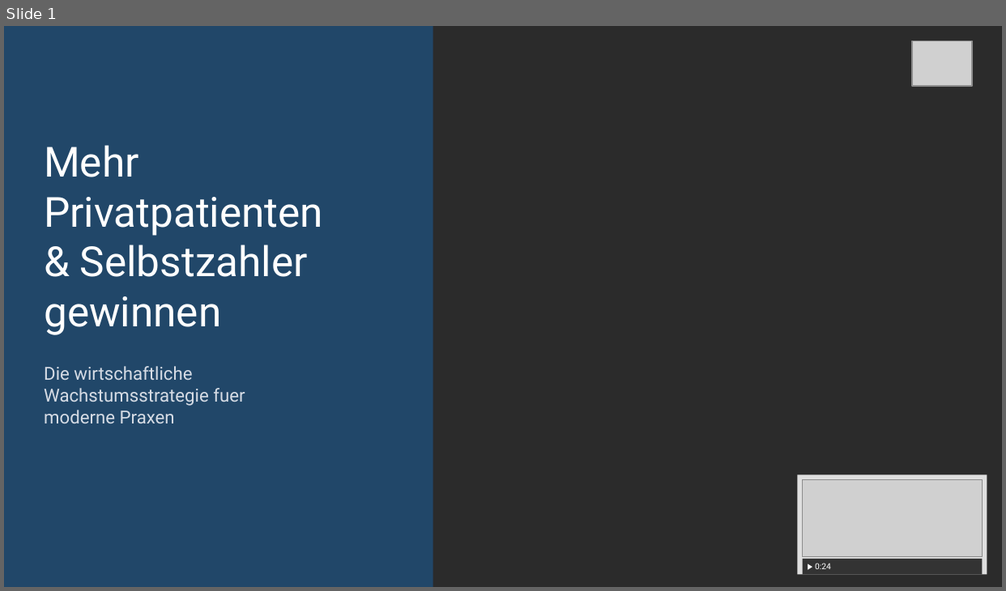
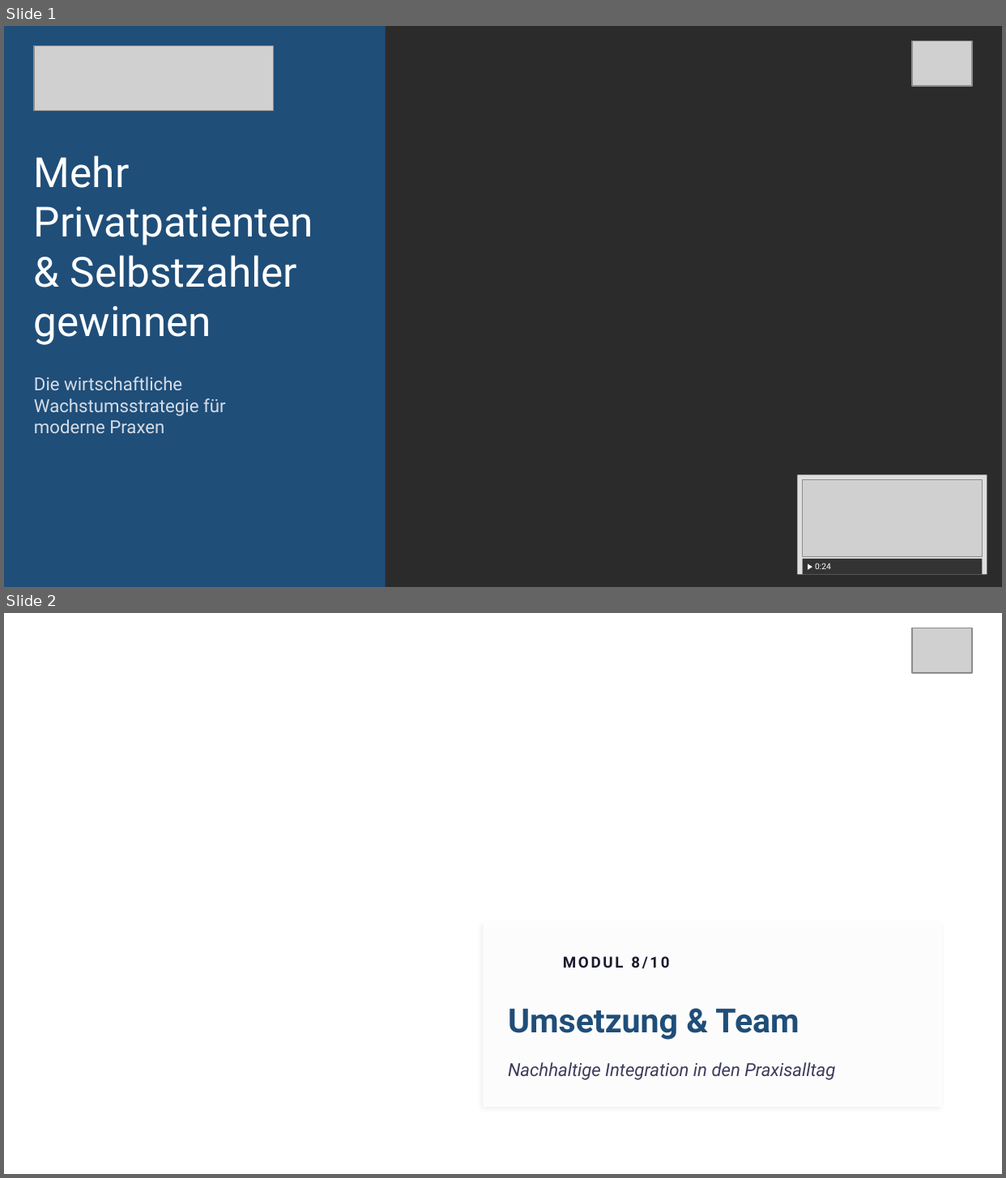
Before and after one commit to Dereinkommensberater/elevator42-kurs, a slide deck: praesentationen-pptx/Elevator42_Modul8_Slides.pptx. Shown one above the other, each under a label of ours: slide 1 before the commit, slides 1 and 2 after it. The pictures are 1006x591 and 1006x1178 pixels, drawn with LibreOffice and Linux fonts; fonts in the diff are those of the drawing; grey boxes stand for pictures; background and template pictures are left out; a plain dark background stands for a picture behind light text. Boxes give left, top, right and bottom in pixels: in the first picture for what was removed or moved away, otherwise in the second. Text is boxed around its words. In the diff, an @@ line names an element or a change of style, - is before the commit and + after.

```diff
--- a/praesentationen-pptx/Elevator42_Modul8_Slides.pptx
+++ b/praesentationen-pptx/Elevator42_Modul8_Slides.pptx
@@ slide 2 added at bbox=[4, 613, 1002, 1174], background picture (left out) @@
@@ picture added at bbox=[912, 628, 972, 673] @@
@@ rectangle added at bbox=[483, 922, 942, 1107], fill #FFFFFF at 88% opacity @@
@@ oval added at bbox=[508, 948, 553, 992], fill #1F4E79 at 75% opacity @@
@@ text added at bbox=[563, 956, 669, 969], 11 pt, text #1A1A2E, bold @@
+MODUL 8/10
@@ text added at bbox=[508, 1008, 799, 1040], 24 pt, text #1F4E79, bold @@
+Umsetzung & Team
@@ text added at bbox=[508, 1063, 835, 1080], 13 pt, text #3D3D5C, italic @@
+Nachhaltige Integration in den Praxisalltag
@@ slide 1 changed as well @@
@@ rectangle: place and size @@
-rectangle at bbox=[4, 26, 433, 587]
+rectangle at bbox=[4, 26, 386, 587]
@@ rectangle at bbox=[4, 26, 386, 587]: fill #1F4E79 at 80% opacity to #1F4E79 @@
@@ picture added at bbox=[34, 46, 274, 111] @@
@@ text "Mehr": place and size @@
-text "Mehr" at bbox=[44, 145, 323, 335]
+text "Mehr" at bbox=[34, 156, 313, 345]
@@ text "Die wirtschaftliche": place and size @@
-text "Die wirtschaftliche" at bbox=[44, 366, 245, 424]
+text "Die wirtschaftliche" at bbox=[34, 377, 225, 433]
@@ text at bbox=[34, 399, 225, 416]: text changed @@
-Wachstumsstrategie fuer
+Wachstumsstrategie für
```
Also in this commit, not shown: 5 other slides changed, 1 other slide added, 1 slide removed, 53 other files.
